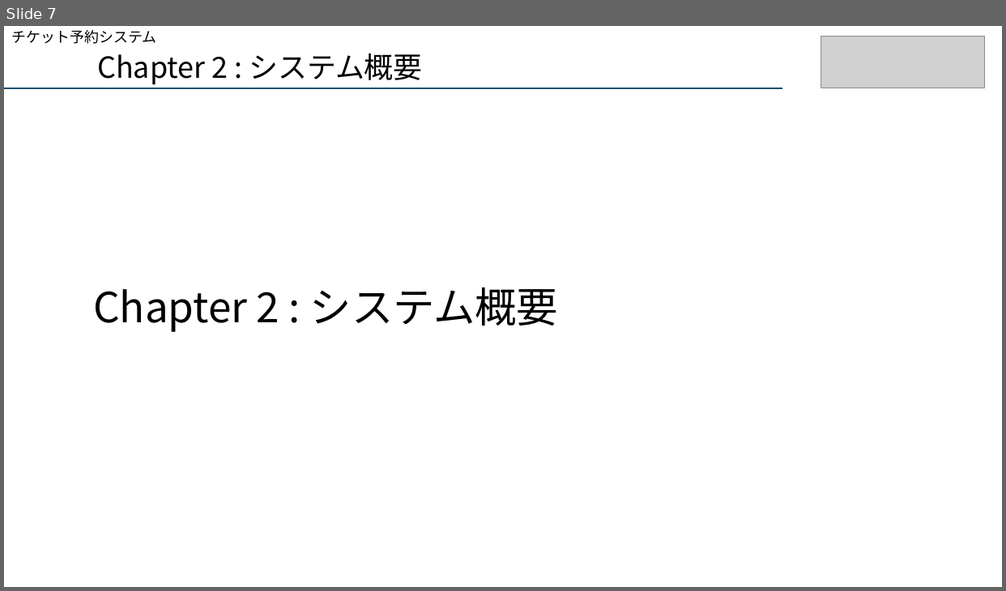
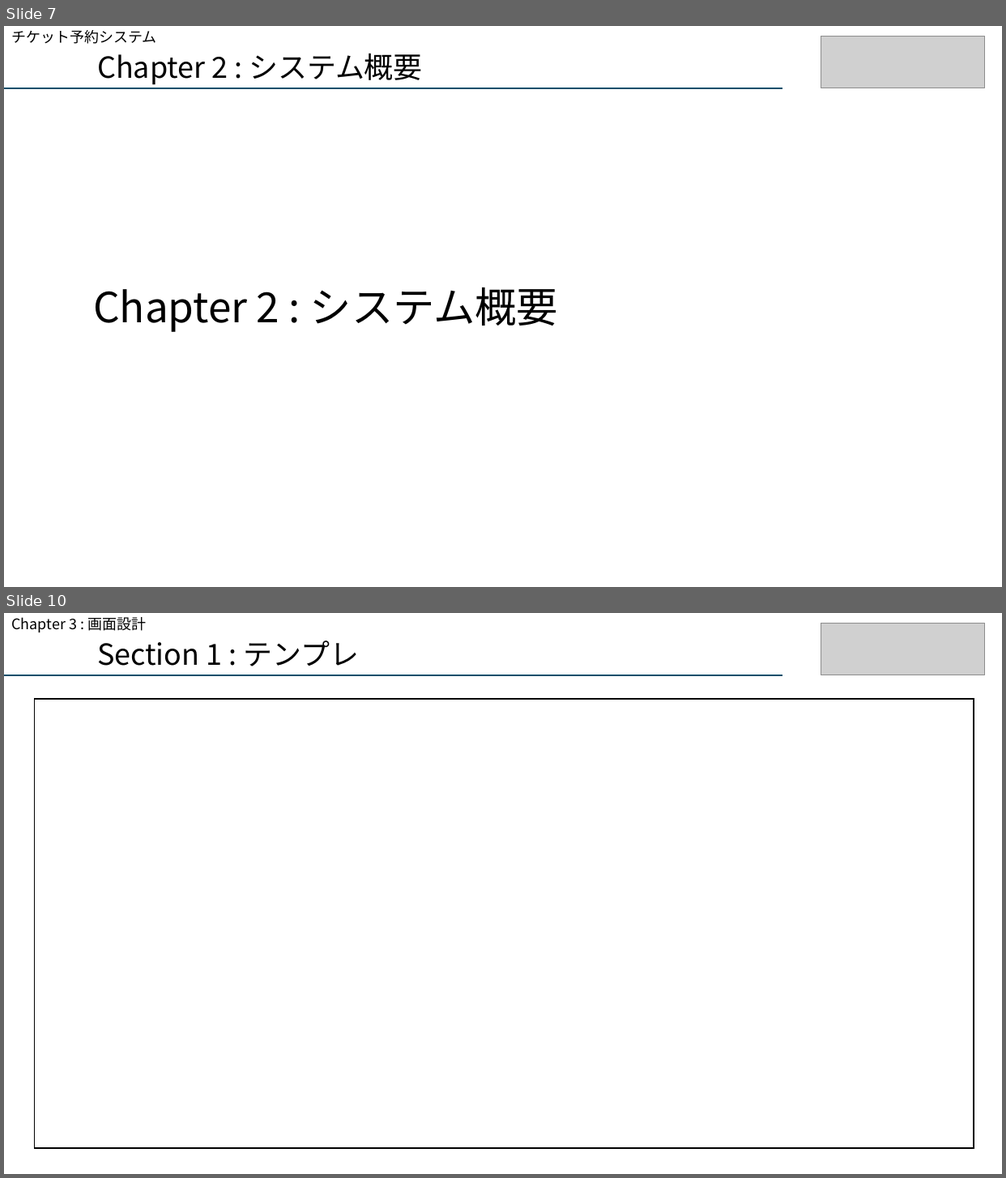
Before and after one commit to aokib7605/resat_sql, a slide deck: りざっと案件_仕様概要書.pptx. Shown one above the other, each under a label of ours: slide 7 before the commit, slides 7 and 10 after it; the slides between them are not shown. The pictures are 1006x591 and 1006x1178 pixels, drawn with LibreOffice and Linux fonts; fonts in the diff are those of the drawing; grey boxes stand for pictures. Boxes give left, top, right and bottom in pixels: in the first picture for what was removed or moved away, otherwise in the second. Text is boxed around its words. In the diff, an @@ line names an element or a change of style, - is before the commit and + after.

```diff
--- a/りざっと案件_仕様概要書.pptx
+++ b/りざっと案件_仕様概要書.pptx
@@ slide 10 added at box(4, 613, 1002, 1174), background #FFFFFF @@
@@ subtitle added at box(11, 617, 146, 632), 14 pt, text #000000 @@
+Chapter 3 : 画面設計
@@ picture added at box(821, 623, 986, 675) @@
@@ text added at box(97, 641, 359, 666), 28 pt, text #000000 @@
+Section 1 : テンプレ
@@ line added from (4, 675) to (782, 675), #084F6A 1.5 pt @@
@@ rectangle added at box(35, 699, 974, 1149), fill #FFFFFF, outline #000000 1.5 pt @@
```
Also in this commit, not shown: 5 slides changed, 2 other slides added, 17 other files.
